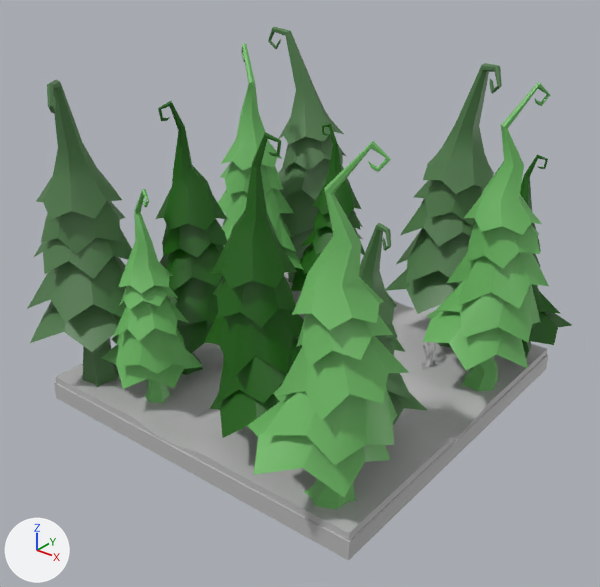
What one commit did to the FBX model Cryptique/Assets/FBX/FullRoom/3 - Forest/Foret_labyrinth03.fbx.
Both versions are drawn from a 50 mm lens placed at (10.12, -12.77, 10.18), pointed at (0.21, -0.38, 2.5). Lighting does not change. The marker at lower left points along +X, +Y and +Z. Where no turn or scale is listed for an object, it has been applied to the vertices.

The first picture shows 'sapin39', 'sapin40', 'sapin41', 'sapin42', 'sapin43', 'sapin44', 'sapin45', 'sapin46', 'sapin47', 'sapin48', 'sapin49', 'sapin50', 'sol37', 'sol38'.
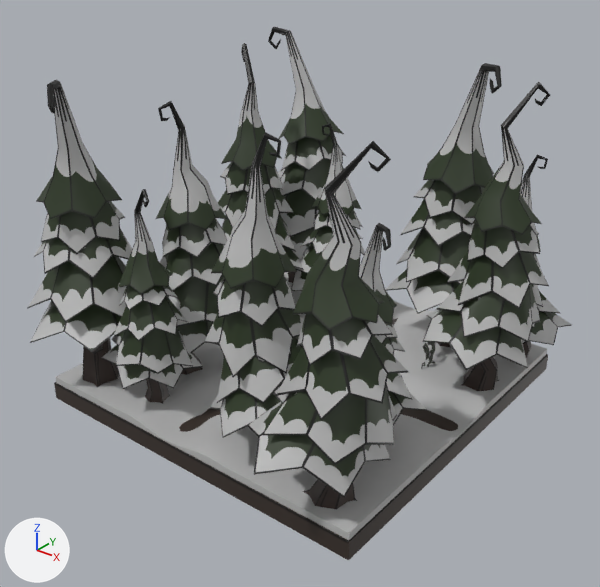
Diff of the bpy script that builds the scene:
```diff
--- a/Cryptique/Assets/FBX/FullRoom/3 - Forest/Foret_labyrinth03.fbx.py
+++ b/Cryptique/Assets/FBX/FullRoom/3 - Forest/Foret_labyrinth03.fbx.py
@@ me_mesh_010 @@
 me_mesh_010.from_pydata(...)  # 209 vertices, 146 faces; spans x -2.24..0.79, y -0.96..1.93, z -0.01..6.73
-me_mesh_010.materials.append(mat_sapin02)  # green #517d4c
+me_mesh_010.materials.append(mat_sapin137)  # picture img_sapin03_rgb_png
@@ me_mesh_005 @@
 me_mesh_005.from_pydata(...)  # 199 vertices, 138 faces; spans x -2.05..0.37, y -1.98..0.9, z 0.0..6.6
-me_mesh_005.materials.append(mat_sapin01)  # green #6fbc66
+me_mesh_005.materials.append(mat_sapin136)  # picture img_sapin02_rgb_png
@@ me_mesh_007 @@
 me_mesh_007.from_pydata(...)  # 196 vertices, 134 faces; spans x -1.54..0.69, y -0.96..0.96, z 0.0..4.92
-me_mesh_007.materials.append(mat_sapin03)  # dark green #186000
+me_mesh_007.materials.append(mat_sapin138)  # picture img_sapin01_rgb_png
@@ me_mesh_001 @@
 me_mesh_001.from_pydata(...)  # 209 vertices, 146 faces; spans x -2.2..1.05, y -0.74..2.02, z -0.01..6.73
-me_mesh_001.materials.append(mat_sapin02)  # green #517d4c
+me_mesh_001.materials.append(mat_sapin137)  # picture img_sapin03_rgb_png
@@ me_mesh @@
 me_mesh.from_pydata(...)  # 196 vertices, 134 faces; spans x -1.37..1.08, y -1.82..0.87, z 0.0..6.09
-me_mesh.materials.append(mat_sapin03)  # dark green #186000
+me_mesh.materials.append(mat_sapin138)  # picture img_sapin01_rgb_png
@@ me_mesh_011 @@
 me_mesh_011.from_pydata(...)  # 199 vertices, 138 faces; spans x -1.8..0.72, y -2.31..0.48, z 0.0..6.6
-me_mesh_011.materials.append(mat_sapin01)  # green #6fbc66
+me_mesh_011.materials.append(mat_sapin136)  # picture img_sapin02_rgb_png
@@ me_mesh_002 @@
 me_mesh_002.from_pydata(...)  # 199 vertices, 138 faces; spans x -1.67..0.27, y -0.73..1.14, z 0.0..4.88
-me_mesh_002.materials.append(mat_sapin01)  # green #6fbc66
+me_mesh_002.materials.append(mat_sapin136)  # picture img_sapin02_rgb_png
@@ me_mesh_009 @@
 me_mesh_009.from_pydata(...)  # 196 vertices, 134 faces; spans x -0.83..1.35, y -0.82..1.19, z 0.0..4.92
-me_mesh_009.materials.append(mat_sapin03)  # dark green #186000
+me_mesh_009.materials.append(mat_sapin138)  # picture img_sapin01_rgb_png
@@ me_mesh_003 @@
 me_mesh_003.from_pydata(...)  # 196 vertices, 134 faces; spans x -0.93..1.91, y -1.19..1.35, z 0.0..6.24
-me_mesh_003.materials.append(mat_sapin03)  # dark green #186000
+me_mesh_003.materials.append(mat_sapin138)  # picture img_sapin01_rgb_png
@@ me_mesh_004 @@
 me_mesh_004.from_pydata(...)  # 209 vertices, 146 faces; spans x -1.62..0.57, y -0.69..1.39, z -0.01..4.86
-me_mesh_004.materials.append(mat_sapin02)  # green #517d4c
+me_mesh_004.materials.append(mat_sapin137)  # picture img_sapin03_rgb_png
@@ me_mesh_018 @@
 me_mesh_018.from_pydata(...)  # 8 vertices, 5 faces; spans x -4.0..4.0, y -4.0..4.0, z -0.2..0.2
-me_mesh_018.materials.append(mat_piece_taverne)  # grey #bcbcbc
+me_mesh_018.materials.append(mat_terre)  # picture img_sol_ext_png
@@ me_mesh_006 @@
 me_mesh_006.from_pydata(...)  # 209 vertices, 146 faces; spans x -0.53..2.31, y -1.4..1.36, z -0.01..6.73
-me_mesh_006.materials.append(mat_sapin02)  # green #517d4c
+me_mesh_006.materials.append(mat_sapin137)  # picture img_sapin03_rgb_png
@@ me_mesh_008 @@
 me_mesh_008.from_pydata(...)  # 199 vertices, 138 faces; spans x -0.48..2.31, y -1.8..0.73, z 0.0..6.6
-me_mesh_008.materials.append(mat_sapin01)  # green #6fbc66
+me_mesh_008.materials.append(mat_sapin136)  # picture img_sapin02_rgb_png
```

Location of each change, [x1, y1, x2, y2] in pixels of the pictures (600 x 587 px):
'sapin46', recoloured (green to grey)
    both: [247, 141, 408, 510]
'sapin48', recoloured (green to grey)
    both: [27, 80, 132, 388]
'sapin43', recoloured (green to grey)
    both: [422, 82, 550, 391]
'sapin47', recoloured (green to grey)
    both: [204, 132, 304, 438]
'sapin44', recoloured (green to grey)
    both: [385, 63, 502, 347]
'sol37', recoloured (grey to black)
    both: [54, 318, 548, 560]
'sapin50', recoloured (green to grey)
    both: [156, 101, 227, 375]
'sapin49', recoloured (green to grey)
    both: [101, 189, 203, 404]
'sapin41', recoloured (green to grey)
    both: [268, 27, 363, 283]
'sapin39', recoloured
    both: [218, 43, 304, 270]
'sapin45', recoloured (green to grey)
    both: [359, 223, 427, 426]
'sapin40', recoloured (green to grey)
    both: [291, 123, 365, 291]
'sapin42', recoloured (green to grey)
    both: [520, 155, 572, 358]
